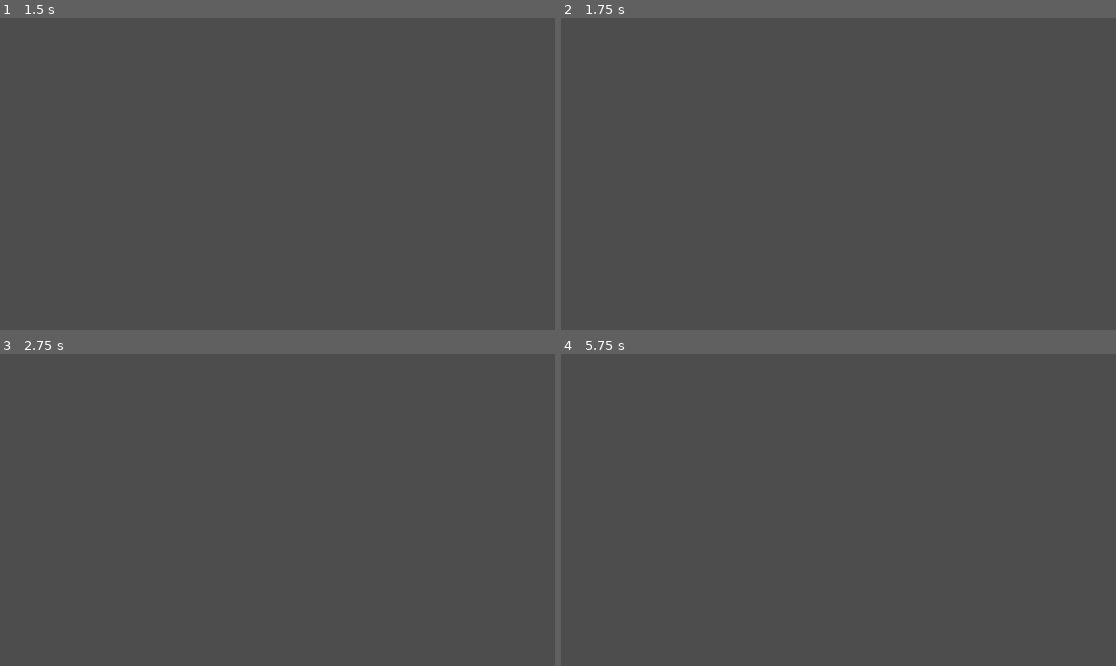
Above: before the commit, frames 1-4 (two rows, left to right).
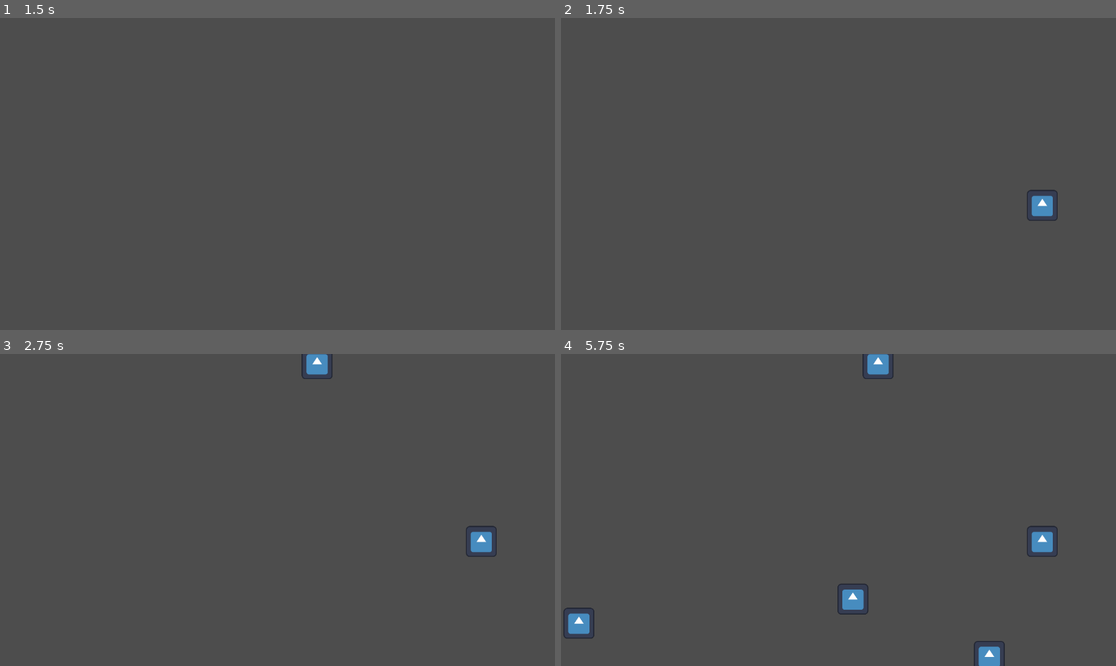
Above: after the commit, the same moments.

Repository: cabranca/Messi-Kitty
Game: Godot game, scene res://Escenas/pantalla_principal.tscn
Same seed, same stepped clock (60 frames per second), same inputs: the game is played once before the commit and once after it. The engine's default icon, where the game draws it, is replaced by a stand-in: a white triangle on a blue panel in a dark square.
Inputs (mouse positions are in pixels of both pictures, inside the frame that each line leads up to):
- Up to frame 1 (1.5 s): click "Comenzar" at 0.5 s; tap Enter at 1.25 s; move the mouse to (399, 158) at 1.27 s; click (399, 158) at 1.42 s
- Up to frame 2 (1.75 s): no input
- Up to frame 3 (2.75 s): tap Space at 2 s; move the mouse to (166, 525) at 2.02 s; click (166, 525) at 2.17 s
- Up to frame 4 (5.75 s): move the mouse to (894, 441) at 2.77 s; click (894, 441) at 2.92 s; tap Enter at 3.5, 5 s; move the mouse to (810, 572) at 3.52 s; click (810, 572) at 3.67 s; tap Space at 4.25 s; move the mouse to (1005, 556) at 4.27 s; click (1005, 556) at 4.42 s; move the mouse to (672, 463) at 5.02 s; click (672, 463) at 5.17 s

Frame 1 is identical in both runs. In frame 2, 0.3% of the frame differs, in the area x 83-90%, y 55-66%; in frame 3, 0.7%; in frame 4, 1.6%, in the area x 0-90%, y 0-100%.

Commit message:
Agrego escena de Basura y scripts para esta y Nivel_1

Diff:
--- /dev/null
+++ b/Messi-Kitty_projecto/Codigo/Basura.gd
@@ -0,0 +1,16 @@
+extends StaticBody2D
+
+
+# Called when the node enters the scene tree for the first time.
+func _ready():
+	pass # Replace with function body.
+
+
+# Called every frame. 'delta' is the elapsed time since the previous frame.
+func _process(delta):
+	pass
+
+func _input_event(viewport, event, shape_idx):
+	if event is InputEventMouseButton:
+		if event.button_index == MOUSE_BUTTON_LEFT:
+			queue_free()
--- /dev/null
+++ b/Messi-Kitty_projecto/Codigo/nivel_1.gd
@@ -0,0 +1,33 @@
+extends Node
+
+@export var basura_scene: PackedScene
+var count
+
+func _ready():
+	new_game()
+
+func _process(delta):
+	pass
+
+func new_game():
+	count = 0
+	$BasuraTimer.start()
+
+func game_over():
+	$GarbageTimer.stop()
+
+# Cuando el timer llega a cero spawneo nueva basura
+# en una posicion random
+func _on_basura_timer_timeout():
+	# Creo la nueva instancia de la escena Basura
+	var basura = basura_scene.instantiate()
+
+	# Genero una posicion random inicial (probar get_viewport_rect())
+	var xPos = randf() * get_viewport().get_visible_rect().size.x
+	var yPos = randf() * get_viewport().get_visible_rect().size.y
+
+	# Seteo la posicion a la nueva basura
+	basura.position = Vector2(xPos, yPos)
+
+	# Agrego el nuevo objeto como hijo del nodo principal
+	add_child(basura)
--- /dev/null
+++ b/Messi-Kitty_projecto/Escenas/basura.tscn
@@ -0,0 +1,20 @@
+[gd_scene load_steps=4 format=3 uid="uid://bo011soqenu4d"]
+
+[ext_resource type="Script" path="res://Codigo/Basura.gd" id="1_7nby3"]
+[ext_resource type="Texture2D" uid="uid://dwkinx6kjtu6x" path="res://icon.svg" id="2_n6jdy"]
+
+[sub_resource type="RectangleShape2D" id="RectangleShape2D_2s1yh"]
+size = Vector2(12.4, 12.4)
+
+[node name="Basura" type="StaticBody2D"]
+scale = Vector2(5, 5)
+input_pickable = true
+script = ExtResource("1_7nby3")
+
+[node name="CollisionShape2D" type="CollisionShape2D" parent="."]
+position = Vector2(-1.90735e-07, -1.90735e-07)
+shape = SubResource("RectangleShape2D_2s1yh")
+
+[node name="Sprite2D" type="Sprite2D" parent="."]
+scale = Vector2(0.1, 0.1)
+texture = ExtResource("2_n6jdy")
--- a/Messi-Kitty_projecto/Escenas/nivel_1.tscn
+++ b/Messi-Kitty_projecto/Escenas/nivel_1.tscn
@@ -1,3 +1,12 @@
-[gd_scene format=3 uid="uid://dvbbttjxg3ek7"]
+[gd_scene load_steps=3 format=3 uid="uid://dvbbttjxg3ek7"]
 
-[node name="Nivel1" type="Node2D"]
+[ext_resource type="Script" path="res://Codigo/nivel_1.gd" id="1_33hxw"]
+[ext_resource type="PackedScene" uid="uid://bo011soqenu4d" path="res://Escenas/basura.tscn" id="2_rsyts"]
+
+[node name="Nivel1" type="Node"]
+script = ExtResource("1_33hxw")
+basura_scene = ExtResource("2_rsyts")
+
+[node name="BasuraTimer" type="Timer" parent="."]
+
+[connection signal="timeout" from="BasuraTimer" to="." method="_on_basura_timer_timeout"]
